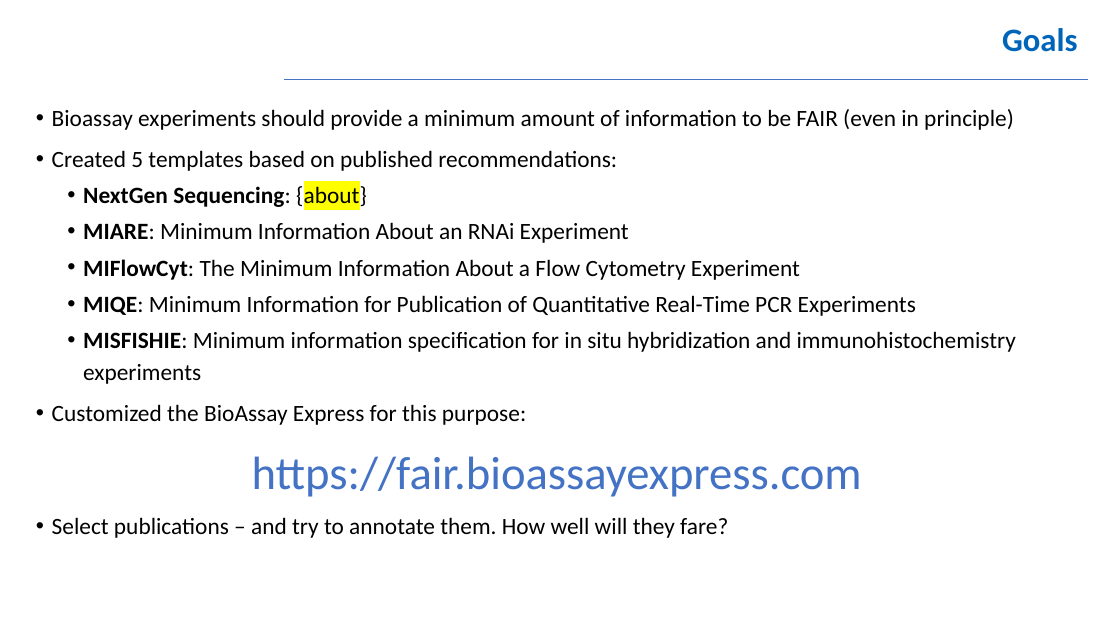
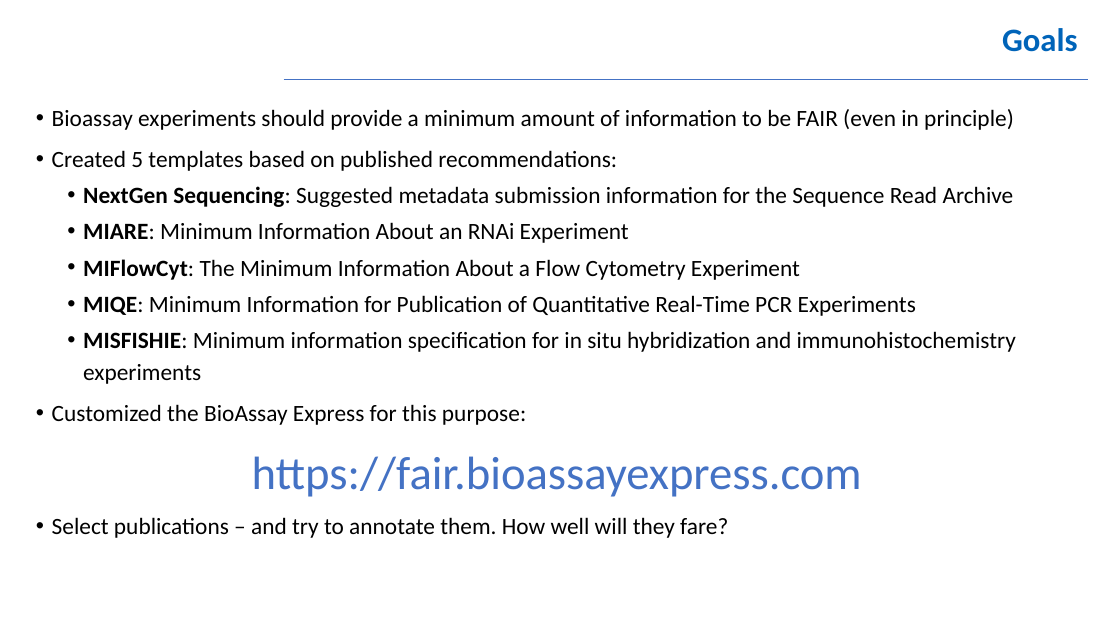
Before and after one commit to NCBI-Hackathons/BioAssay-Express-Applying-FAIR-Principles-to-Bioassay-Protocols, a slide deck: slide 2 of IntroSlides.pptx. Drawn at 1120x630 pixels with LibreOffice and Linux fonts; fonts in the diff are those of the drawing; background and template pictures are left out. Boxes give left, top, right and bottom in pixels: in the first picture for what was removed or moved away, otherwise in the second. Text is boxed around its words. In the diff, an @@ line names an element or a change of style, - is before the commit and + after.

Commit message:
More information

```diff
--- a/IntroSlides.pptx
+++ b/IntroSlides.pptx
@@ text at box(83, 186, 1014, 207): text changed; bold off @@
-  • NextGen Sequencing: {about}
+  • NextGen Sequencing: Suggested metadata submission information for the Sequence Read Archive
```
Also in this commit, not shown: 6 other slides changed, 8 other files.
